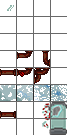
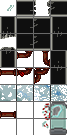
Revision of a layered 67 x 135 image; what changed, layer by layer:
showed "Ebene" over [0, 0, 67, 84]
